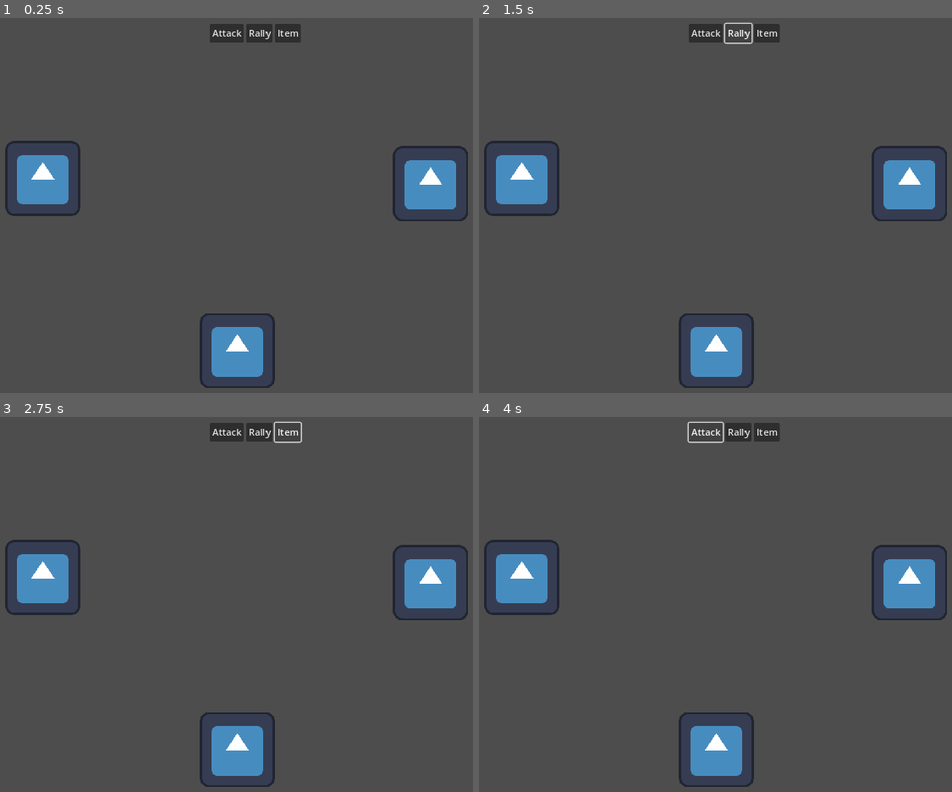
Above: before the commit, frames 1-4 (two rows, left to right).
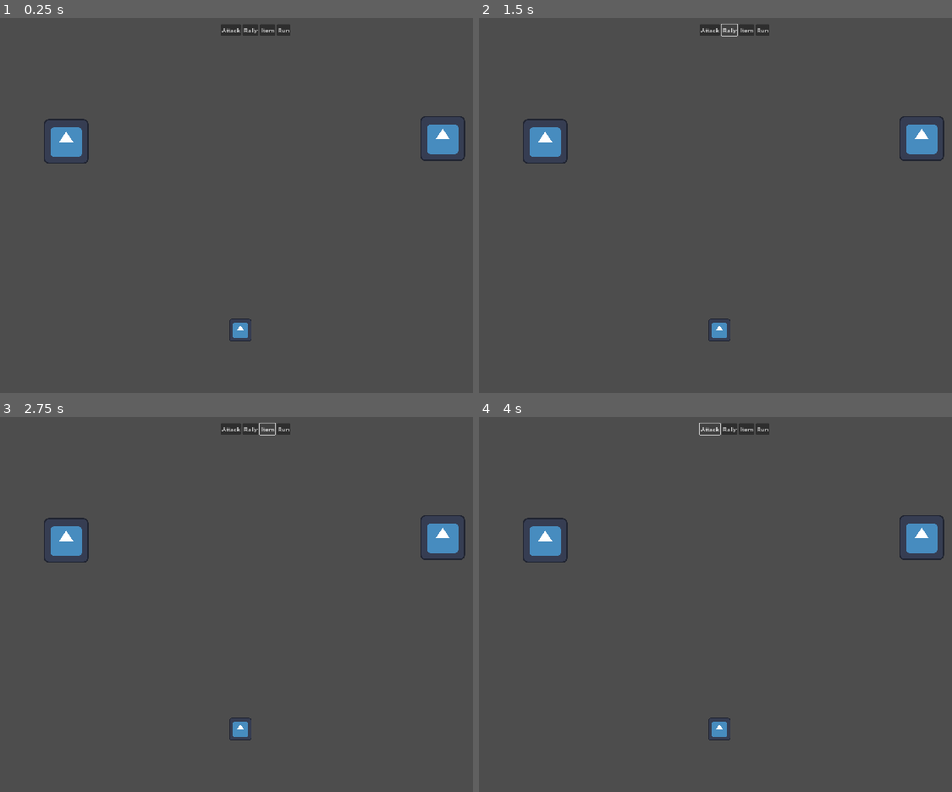
Above: after the commit, the same moments.

Repository: hyperdriveguy/eivbos
Game: Godot game, scene res://battle/battle.tscn
Two runs of this game, one before a commit and one after it. Both use one fixed random seed, a clock stepped at 60 frames per second and the inputs below. Before the commit the project starts from res://battle.tscn. The engine's default icon, where the game draws it, is replaced by a stand-in: a white triangle on a blue panel in a dark square.
Inputs (mouse positions are in pixels of both pictures, inside the frame that each line leads up to):
- Up to frame 1 (0.25 s): no input
- Up to frame 2 (1.5 s): click "Attack" at 0.5 s; click "Rally" at 1.25 s
- Up to frame 3 (2.75 s): click "Item" at 2 s
- Up to frame 4 (4 s): click (762, 428) at 2.75 s, where only the run after the commit has a clickable "Run"; click "Attack" at 3.5 s

The runs differ from the first frame. In frame 1, 7.1% of the frame differs, in the area x 1-99%, y 1-99%; in frame 2, 7.1%; in frame 3, 7.0%; in frame 4, 7.0%.

Commit message:
Start some actual logic and organization

Diff:
--- a/battle.tscn
+++ /dev/null
@@ -1,59 +0,0 @@
-[gd_scene load_steps=2 format=3 uid="uid://pm402sxy7f50"]
-
-[ext_resource type="Texture2D" uid="uid://n623w770lwdc" path="res://icon.svg" id="1_ijnse"]
-
-[node name="Battle" type="Node"]
-
-[node name="CanvasLayer" type="CanvasLayer" parent="."]
-
-[node name="Control" type="Control" parent="CanvasLayer"]
-layout_mode = 3
-anchor_right = 1.0
-anchor_bottom = 0.08
-offset_bottom = 0.159996
-grow_horizontal = 2
-size_flags_horizontal = 3
-
-[node name="HBoxContainer" type="HBoxContainer" parent="CanvasLayer/Control"]
-layout_mode = 1
-anchors_preset = 8
-anchor_left = 0.5
-anchor_top = 0.5
-anchor_right = 0.5
-anchor_bottom = 0.5
-offset_left = -78.0
-offset_top = -15.5
-offset_right = 78.0
-offset_bottom = 15.5
-grow_horizontal = 2
-grow_vertical = 2
-
-[node name="AttackButton" type="Button" parent="CanvasLayer/Control/HBoxContainer"]
-layout_mode = 2
-focus_neighbor_right = NodePath("../RallyButton")
-text = "Attack"
-
-[node name="RallyButton" type="Button" parent="CanvasLayer/Control/HBoxContainer"]
-layout_mode = 2
-focus_neighbor_left = NodePath("../AttackButton")
-text = "Rally"
-
-[node name="ItemButton" type="Button" parent="CanvasLayer/Control/HBoxContainer"]
-layout_mode = 2
-text = "Item"
-
-[node name="Background" type="Node2D" parent="."]
-
-[node name="Foreground" type="Node2D" parent="."]
-
-[node name="BattlerPrimary" type="Sprite2D" parent="Foreground"]
-position = Vector2(214, 273)
-texture = ExtResource("1_ijnse")
-
-[node name="BattlerSecondary" type="Sprite2D" parent="Foreground"]
-position = Vector2(874, 282)
-texture = ExtResource("1_ijnse")
-
-[node name="BattlerAudience" type="Sprite2D" parent="Foreground"]
-position = Vector2(545, 566)
-texture = ExtResource("1_ijnse")
--- /dev/null
+++ b/battle/battle.tscn
@@ -0,0 +1,64 @@
+[gd_scene load_steps=4 format=3 uid="uid://pm402sxy7f50"]
+
+[ext_resource type="PackedScene" uid="uid://dfvmq53rsquxp" path="res://battle/player_battler/player_battler.tscn" id="1_3utks"]
+[ext_resource type="PackedScene" uid="uid://b06w2fewg56ql" path="res://battle/npc_battler.tscn" id="2_b2b16"]
+[ext_resource type="PackedScene" uid="uid://0xaxbbvg1f6n" path="res://battle/battle_audience.tscn" id="3_7uqqf"]
+
+[node name="Battle" type="Node"]
+
+[node name="CanvasLayer" type="CanvasLayer" parent="."]
+
+[node name="BattlerUIActions" type="Control" parent="CanvasLayer"]
+layout_mode = 3
+anchors_preset = 10
+anchor_right = 1.0
+offset_bottom = 68.0
+grow_horizontal = 2
+size_flags_horizontal = 3
+
+[node name="HBoxContainer" type="HBoxContainer" parent="CanvasLayer/BattlerUIActions"]
+layout_mode = 1
+anchors_preset = 8
+anchor_left = 0.5
+anchor_top = 0.5
+anchor_right = 0.5
+anchor_bottom = 0.5
+offset_left = -78.0
+offset_top = -15.5
+offset_right = 78.0
+offset_bottom = 15.5
+grow_horizontal = 2
+grow_vertical = 2
+
+[node name="AttackButton" type="Button" parent="CanvasLayer/BattlerUIActions/HBoxContainer"]
+layout_mode = 2
+focus_neighbor_right = NodePath("../RallyButton")
+text = "Attack"
+
+[node name="RallyButton" type="Button" parent="CanvasLayer/BattlerUIActions/HBoxContainer"]
+layout_mode = 2
+focus_neighbor_left = NodePath("../AttackButton")
+text = "Rally"
+
+[node name="ItemButton" type="Button" parent="CanvasLayer/BattlerUIActions/HBoxContainer"]
+layout_mode = 2
+text = "Item"
+
+[node name="RunButton" type="Button" parent="CanvasLayer/BattlerUIActions/HBoxContainer"]
+layout_mode = 2
+text = "Run"
+
+[node name="Background" type="Node2D" parent="."]
+
+[node name="Foreground" type="Node2D" parent="."]
+
+[node name="SyncTurnManager" type="Node" parent="Foreground"]
+
+[node name="PlayerBattler" parent="Foreground/SyncTurnManager" instance=ExtResource("1_3utks")]
+position = Vector2(423, 350)
+
+[node name="NPCBattler" parent="Foreground/SyncTurnManager" instance=ExtResource("2_b2b16")]
+position = Vector2(1491, 342)
+
+[node name="BattleAudience" parent="Foreground" instance=ExtResource("3_7uqqf")]
+position = Vector2(917, 885)
--- /dev/null
+++ b/battle/battle_audience.tscn
@@ -0,0 +1,9 @@
+[gd_scene load_steps=2 format=3 uid="uid://0xaxbbvg1f6n"]
+
+[ext_resource type="Texture2D" uid="uid://n623w770lwdc" path="res://icon.svg" id="1_4nxnq"]
+
+[node name="BattleAudience" type="Node2D"]
+
+[node name="Sprite" type="Sprite2D" parent="."]
+scale = Vector2(0.5, 0.5)
+texture = ExtResource("1_4nxnq")
--- /dev/null
+++ b/battle/npc_battler.tscn
@@ -0,0 +1,8 @@
+[gd_scene load_steps=2 format=3 uid="uid://b06w2fewg56ql"]
+
+[ext_resource type="Texture2D" uid="uid://n623w770lwdc" path="res://icon.svg" id="1_gt6nb"]
+
+[node name="NPCBattler" type="Node2D"]
+
+[node name="Sprite2D" type="Sprite2D" parent="."]
+texture = ExtResource("1_gt6nb")
--- /dev/null
+++ b/battle/player_battler/player_battler.gd
@@ -0,0 +1,12 @@
+extends Node2D
+
+
+
+# Called when the node enters the scene tree for the first time.
+func _ready() -> void:
+	pass # Replace with function body.
+
+
+# Called every frame. 'delta' is the elapsed time since the previous frame.
+func _process(delta: float) -> void:
+	pass
--- /dev/null
+++ b/battle/player_battler/player_battler.tscn
@@ -0,0 +1,15 @@
+[gd_scene load_steps=4 format=3 uid="uid://dfvmq53rsquxp"]
+
+[ext_resource type="Texture2D" uid="uid://n623w770lwdc" path="res://icon.svg" id="1_hqrjk"]
+[ext_resource type="Script" path="res://battle/player_battler/player_battler.gd" id="1_yrk1p"]
+[ext_resource type="Script" path="res://battle/player_battler/stats.gd" id="3_vyecm"]
+
+[node name="PlayerBattler" type="Node2D"]
+script = ExtResource("1_yrk1p")
+
+[node name="Sprite2D" type="Sprite2D" parent="."]
+texture = ExtResource("1_hqrjk")
+
+[node name="Stats" type="Node" parent="."]
+script = ExtResource("3_vyecm")
+health = 15
--- /dev/null
+++ b/battle/player_battler/stats.gd
@@ -0,0 +1,17 @@
+extends Node
+
+@export var health: int = 10
+@export var strength: int = 5
+@export var skill: int = 5
+@export var speed: int = 5
+@export var awareness: int = 5
+@export var rizz: int = 5
+
+# Called when the node enters the scene tree for the first time.
+func _ready() -> void:
+	pass # Replace with function body.
+
+
+# Called every frame. 'delta' is the elapsed time since the previous frame.
+func _process(delta: float) -> void:
+	pass
--- a/project.godot
+++ b/project.godot
@@ -11,7 +11,7 @@
 [application]
 
 config/name="EIVBoS"
-run/main_scene="res://battle.tscn"
+run/main_scene="res://battle/battle.tscn"
 config/features=PackedStringArray("4.3", "Mobile")
 config/icon="res://icon.svg"
 
@@ -21,6 +21,8 @@
 
 [display]
 
+window/size/viewport_width=1920
+window/size/viewport_height=1080
 window/stretch/mode="canvas_items"
 
 [editor_plugins]
